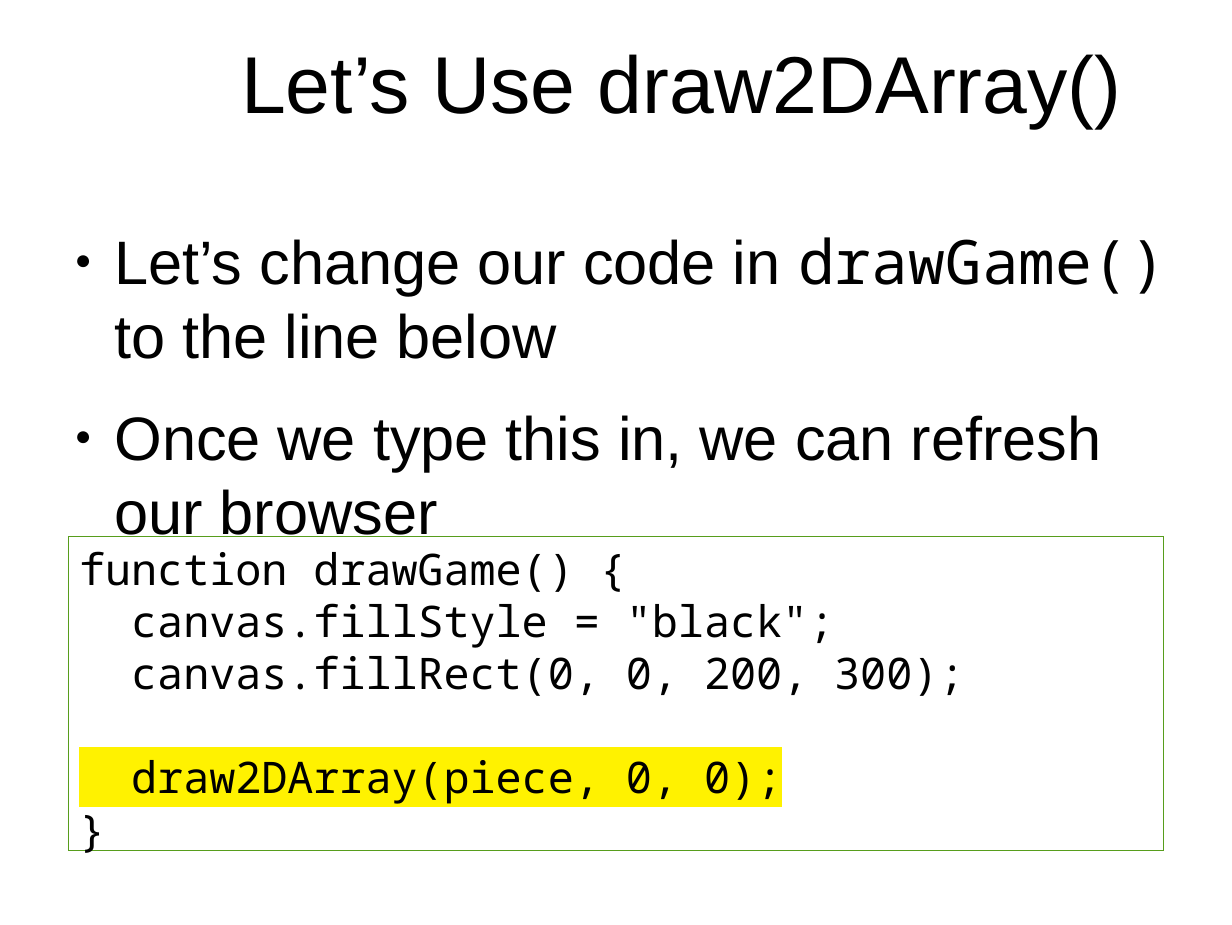
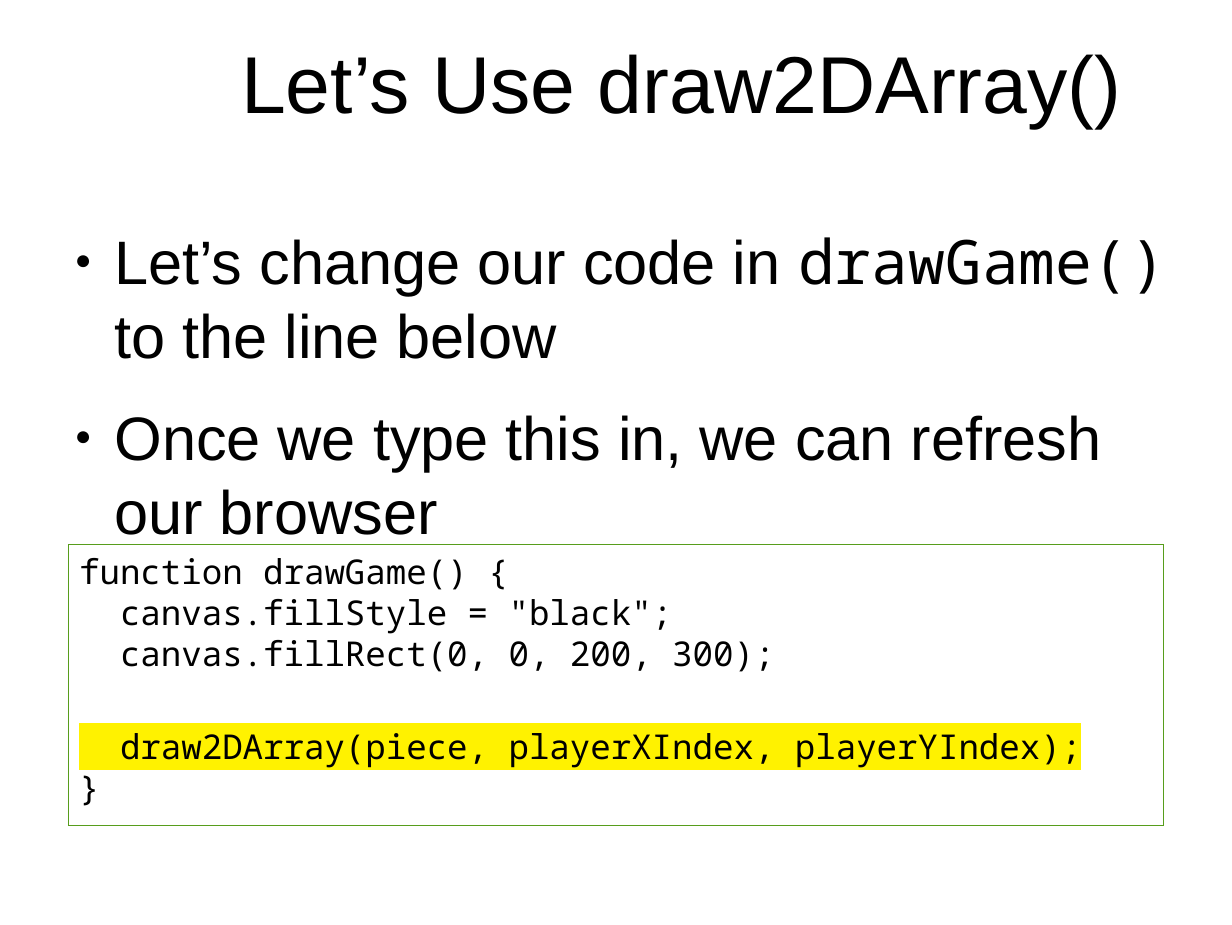
Before and after one commit to originalgrego/Webtris, a slide deck: slide 14 of Webtris - Explorathon 2019.odp (slide 13 before the commit). Drawn at 1232x925 pixels with LibreOffice and Linux fonts; fonts in the diff are those of the drawing; background and template pictures are left out. Boxes give left, top, right and bottom in pixels: in the first picture for what was removed or moved away, otherwise in the second. Text is boxed around its words. In the diff, an @@ line names an element or a change of style, - is before the commit and + after.

```diff
--- a/Webtris - Explorathon 2019.odp
+++ b/Webtris - Explorathon 2019.odp
@@ rectangle "function drawGame() {": place and size @@
-rectangle "function drawGame() {" at (68, 536, 1164, 850)
+rectangle "function drawGame() {" at (68, 544, 1164, 825)
@@ text in rectangle at (79, 558, 774, 672): size 28 to 22 pt in "function drawGame() {", "canvas.fillStyle = "black";", "canvas.fillRect(0, 0, 200, 300);", "}" @@
@@ text in rectangle at (120, 733, 1081, 768): text changed; size 28 to 22 pt @@
-draw2DArray(piece, 0, 0);
+draw2DArray(piece, playerXIndex, playerYIndex);
```
Also in this commit, not shown: 12 other slides changed, 4 slides added, 2 slides removed.
